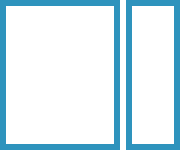
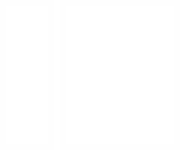
Before/after of a w=180, h=150 layered artwork. What changed in the layer stack:
painted on "Layer 7" over [0, 0, 180, 150]
hid "Layer 5", painted on it over [126, 0, 180, 150]
showed "Layer 4", painted on it over [0, 0, 54, 150]
